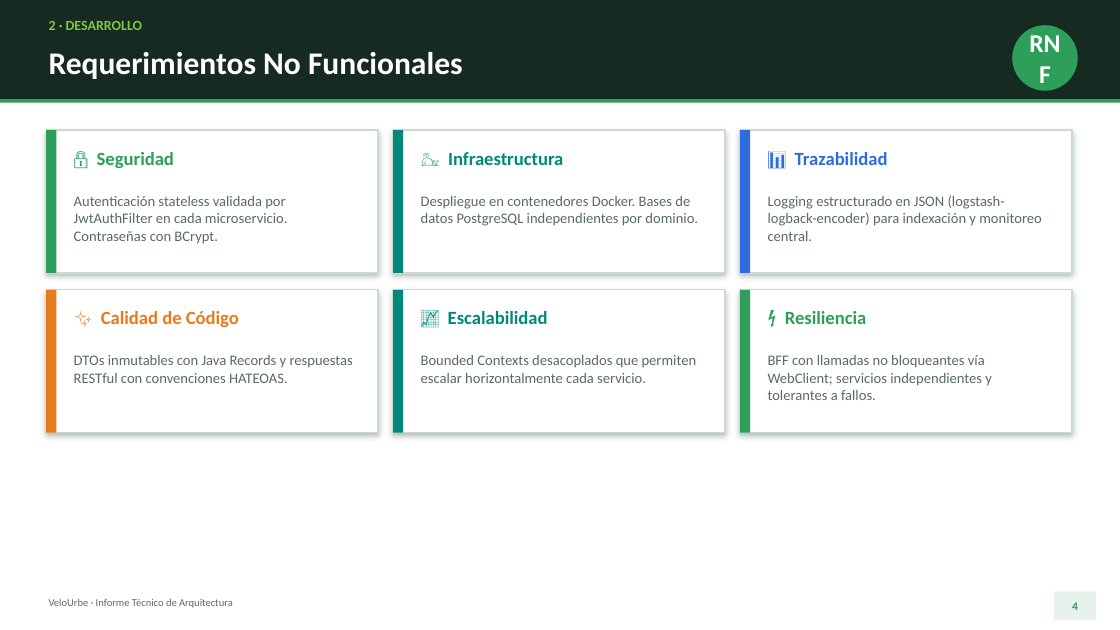
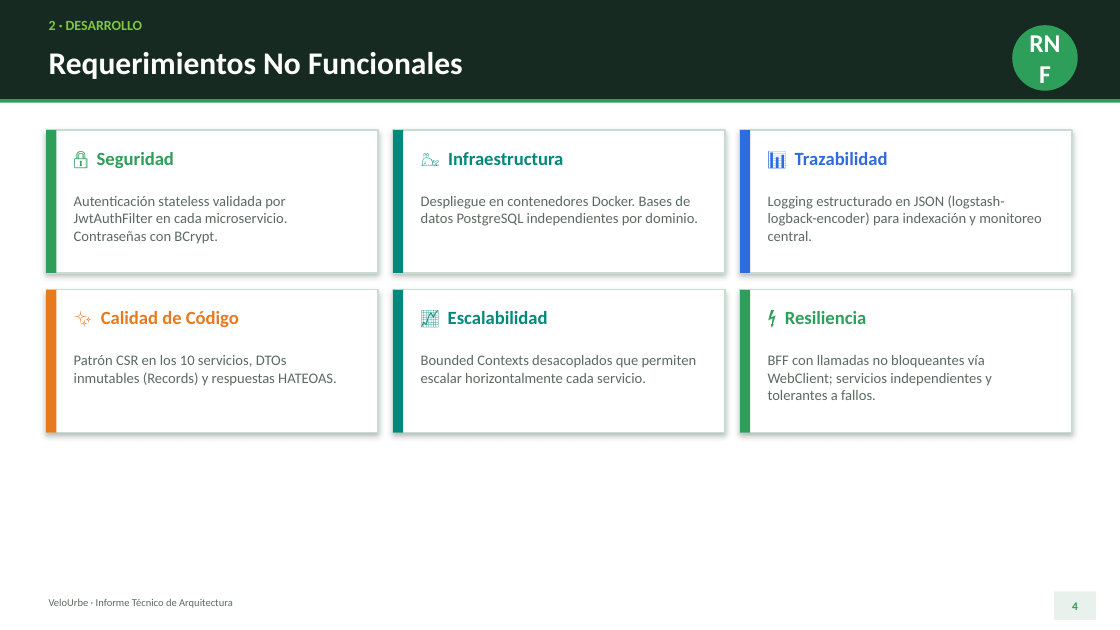
Before and after one commit to ethan1213/velourbe-platform, a slide deck: slide 4 of Presentacion VeloUrbe.pptx. Drawn at 1120x630 pixels with LibreOffice and Linux fonts; fonts in the diff are those of the drawing. Boxes give left, top, right and bottom in pixels: in the first picture for what was removed or moved away, otherwise in the second. Text is boxed around its words. In the diff, an @@ line names an element or a change of style, - is before the commit and + after.

```diff
--- a/Presentacion VeloUrbe.pptx
+++ b/Presentacion VeloUrbe.pptx
@@ text at (x1=74, y1=355, x2=337, y2=386): text changed @@
-DTOs inmutables con Java Records y respuestas RESTful con convenciones HATEOAS.
+Patrón CSR en los 10 servicios, DTOs inmutables (Records) y respuestas HATEOAS.
```
Also in this commit, not shown: 6 other slides changed.
